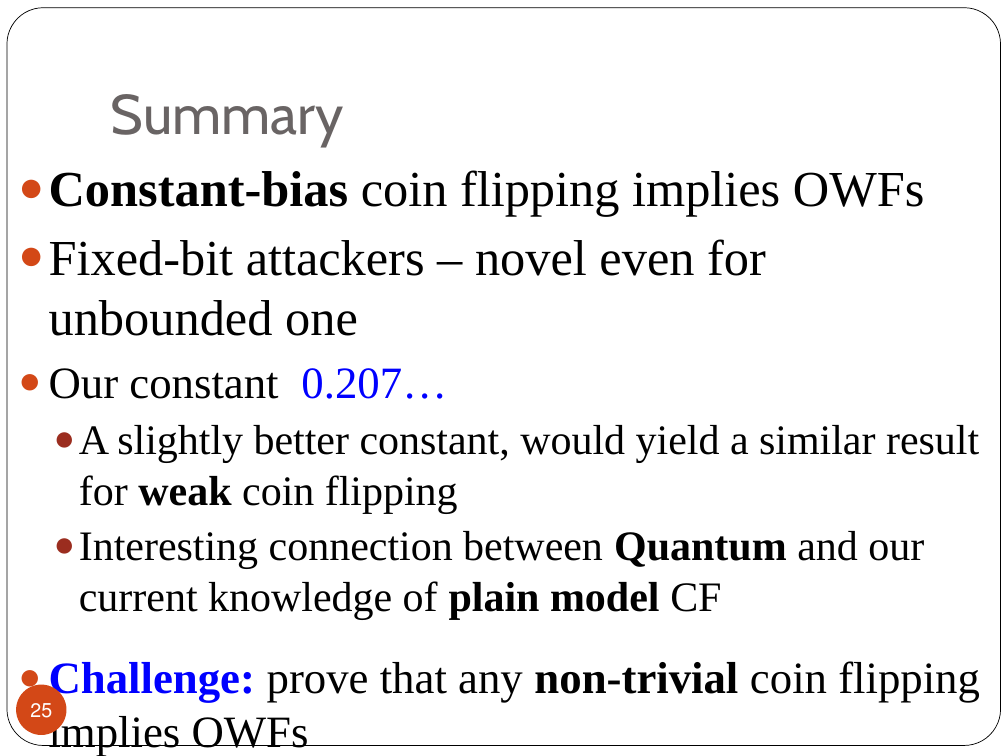
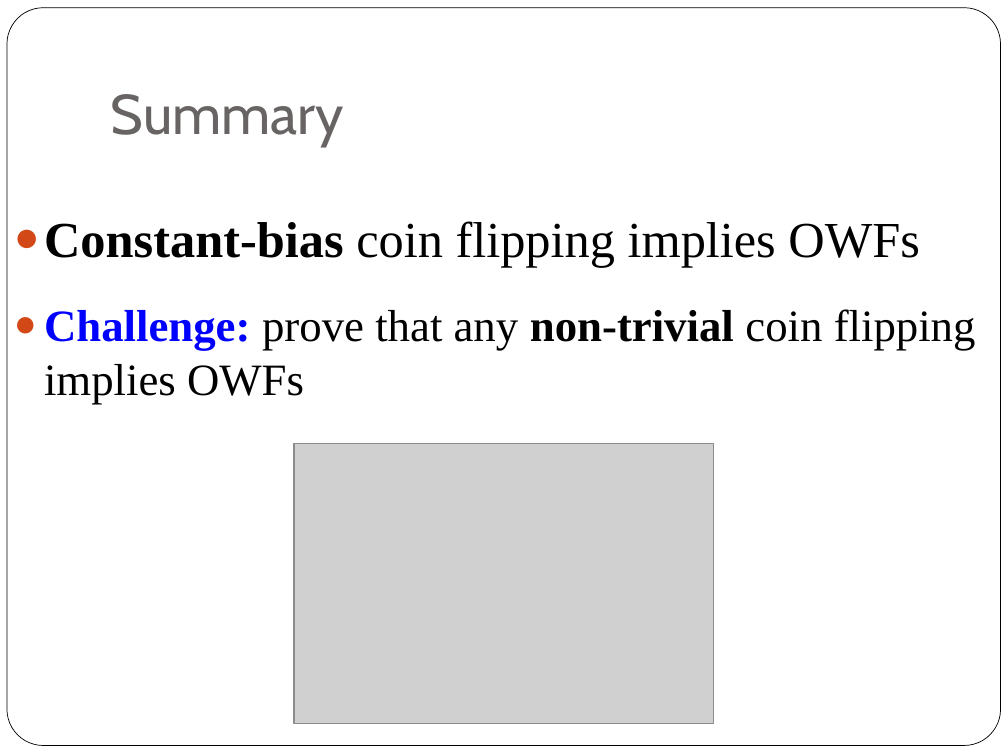
Before and after one commit to iftachh/MyHomepage, a slide deck: slide 23 of papers/CoinFlipping/Seminar.pptx (slide 25 before the commit). Drawn at 1008x756 pixels with LibreOffice and Linux fonts; fonts in the diff are those of the drawing; grey boxes stand for pictures. Boxes give left, top, right and bottom in pixels: in the first picture for what was removed or moved away, otherwise in the second. Text is boxed around its words. In the diff, an @@ line names an element or a change of style, - is before the commit and + after.

```diff
--- a/papers/CoinFlipping/Seminar.pptx
+++ b/papers/CoinFlipping/Seminar.pptx
@@ text "Constant-bias coin flipping implies OWFs": place and size @@
-text "Constant-bias coin flipping implies OWFs" at [49, 170, 980, 703]
+text "Constant-bias coin flipping implies OWFs" at [44, 221, 976, 404]
@@ text at [49, 239, 979, 619]: paragraphs removed @@
-● Fixed-bit attackers – novel even for unbounded one
-● Our constant 0.207…
-  ● A slightly better constant, would yield a similar result for weak coin flipping
-  ● Interesting connection between Quantum and our current knowledge of plain model CF
@@ picture added at [294, 444, 715, 723] @@
@@ page number removed at [16, 684, 67, 735] @@
-25
```
Also in this commit, not shown: 20 other slides changed, 1 slide added, 4 slides removed.
